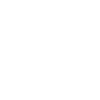
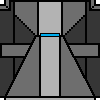
Revision of a layered 100x100 image; what changed, layer by layer:
showed "Chassis3" over <box>0,0,100,100</box>
hid group "Thrusters" (3 layers) over <box>4,0,96,95</box>
hid "Thruster3", painted on it over <box>4,0,96,10</box>
hid "Thruster2", painted on it over <box>4,0,96,70</box>
hid "Thruster", painted on it over <box>4,0,96,95</box>
hid group "RightWings" (3 layers) over <box>0,4,98,100</box>
painted on "RightWing3" over <box>0,4,98,98</box>
hid "RightWing2", painted on it over <box>0,4,96,100</box>
hid "RightWing", painted on it over <box>0,4,7,98</box>
hid group "LeftWings" (3 layers) over <box>2,4,100,100</box>
hid "LeftWing3", painted on it over <box>2,4,100,98</box>
hid "LeftWing2", painted on it over <box>4,4,100,100</box>
hid "LeftWing", painted on it over <box>93,4,100,98</box>
hid group "Cockpits" (3 layers) over <box>4,1,99,100</box>
